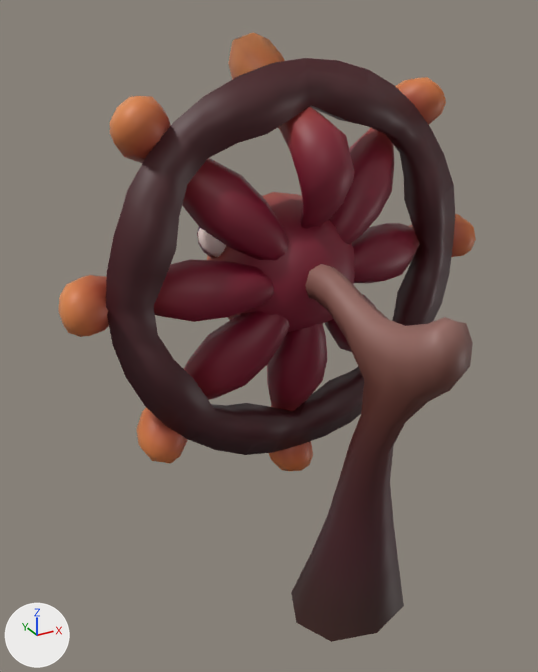
The FBX model Assets/Prefabs/FBX/Hero/recipeWheel1.fbx, before and after one commit.
Both versions are drawn from a 50 mm camera at (-1.6, -2.07, 2.32) aimed at (-0.27, 0.36, 1.11). The axes (+X, +Y, +Z) are drawn at lower left. The lights are the same throughout. Where no turn or scale is listed for an object, it has been applied to the vertices.

Script lines for the objects in view, before the commit:
```python
mat_gonegradient = principled_material('goneGradient')
mat_gonegradient.texture = img_gonegradients_png
me_cube_027 = bpy.data.meshes.new('Cube.027')
me_cube_027.from_pydata(...)  # 120 vertices, 112 faces; spans x -0.27..0.25, y -0.45..0.29, z -0.13..1.39
me_cube_027.materials.append(mat_gonegradient)  # picture img_gonegradients_png
me_cylinder_020 = bpy.data.meshes.new('Cylinder.020')
me_cylinder_020.from_pydata(...)  # 1234 vertices, 1204 faces; spans x -0.98..0.98, y -0.31..0.47, z -0.98..0.91
# faces by material slot: [1168, 36]
me_cylinder_020.materials.append(mat_gonegradient)  # picture img_gonegradients_png
me_cylinder_020.materials.append(mat_metal)  # white #fff2e0
ob_recipewheel = bpy.data.objects.new('recipewheel', me_cylinder_020)
ob_recipewheel.location = (-0.086, 0.462, 1.33)
ob_recipewheelstand = bpy.data.objects.new('recipewheelStand', me_cube_027)
ob_recipewheelstand.location = (-0.05, 0.011, 0.03)
```
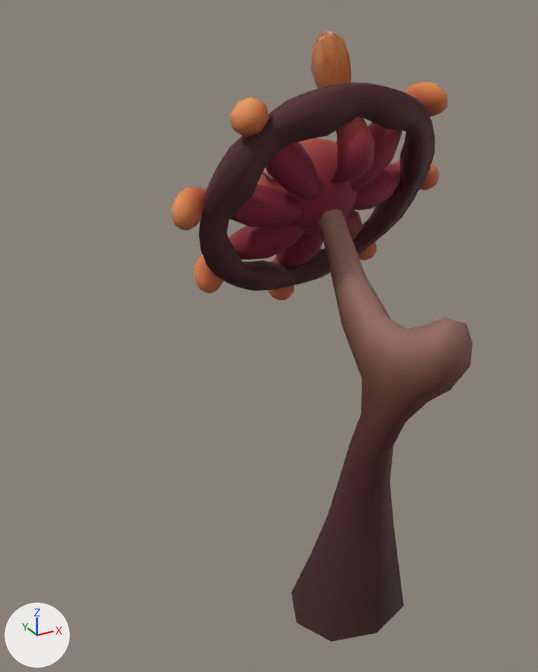
Where the newer file only moved an object's origin or applied its transform, the numbers keep the older frame.

Location of each change, (x1, y1, x2, y2) in pixels of the pictures (538 x 672 px; the box of a moved part takes in the faces that stretch with it):
'recipewheel', surface changed, mesh turned
    before: (58, 33, 476, 471)
    after: (171, 31, 448, 300)
'recipewheelStand', surface changed, reshaped (15% taller)
    before: (291, 264, 473, 642)
    after: (291, 209, 473, 642)
part 2 of me_cube_027, moved or reshaped
    before: (305, 264, 427, 422)
    after: (318, 209, 427, 422)

What changed in the scene script:
```text
Change mat_gonegradient:
    mat_gonegradient.roughness: 0.5 -> 0.781
Change me_cube_027:
    used by ob_recipewheelstand; location = (-0.05, 0.011, 0.03)
    remove me_cube_027.from_pydata(...)  # 120 vertices, 112 faces; spans x -0.27..0.25, y -0.45..0.29, z -0.13..1.39
    add me_cube_027.from_pydata(...)  # 120 vertices, 112 faces; spans x -0.27..0.25, y -0.45..0.25, z -0.13..1.63
    me_cube_027 part 2: 43 of 120 vertices moved; they spanned x -0.12..0.08, y -0.24..0.29, z 1.05..1.39 and now span x -0.1..0.08, y -0.24..0.25, z 1.05..1.63; mean shift (0.0, -0.01, 0.14); largest move (-0.04, 0.29, 1.22) -> (-0.04, 0.25, 1.55)
Change me_cylinder_020:
    where me_cylinder_020.from_pydata(...)  # 1234 vertices, 1204 faces; spans x -0.98..0.98, y -0.31..0.47, z -0.98..0.91
    used by ob_recipewheel; location = (-0.086, 0.462, 1.33)
    me_cylinder_020 part 1: the whole mesh is turned 30 degrees about the x axis through its middle and scaled by 0.6, then moved by (0.0, -0.18, 0.39)
```
